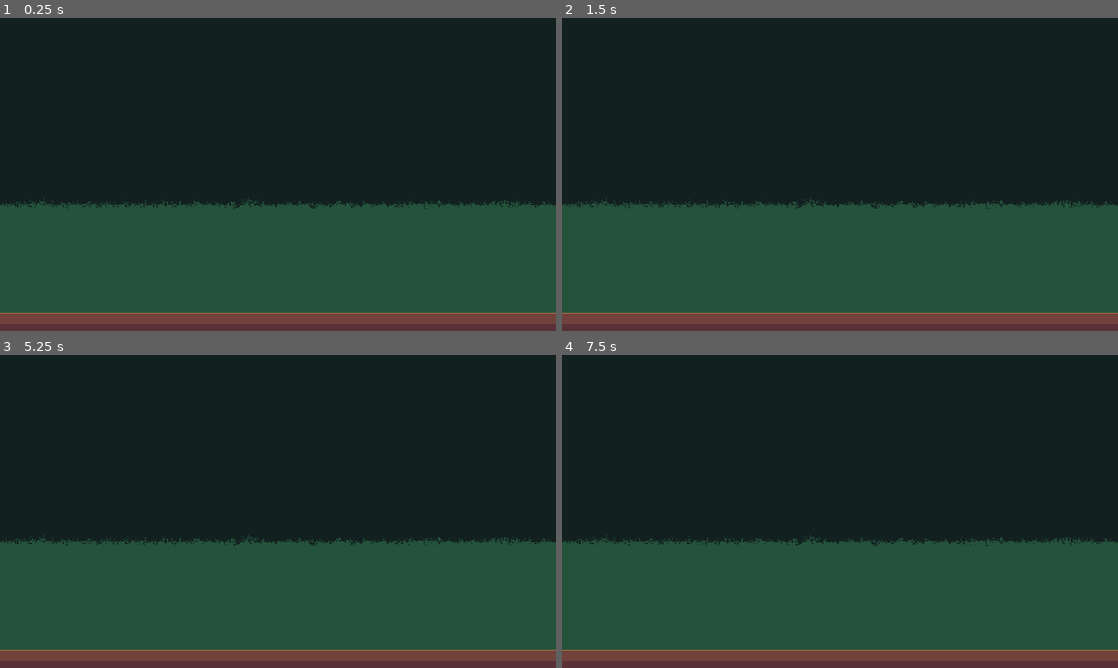
Above: before the commit, frames 1-4 (two rows, left to right).
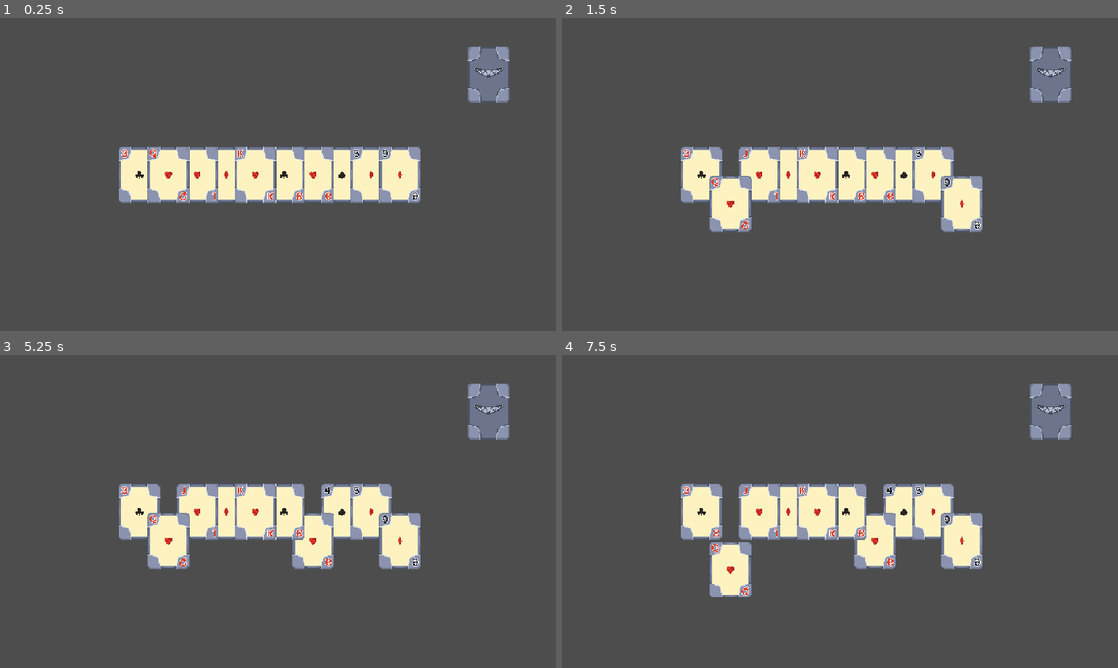
Above: after the commit, the same moments.

Repository: RajwolChapagain/IEEE-Game-Jam
Game: Godot game, scene res://scenes/game.tscn
Two runs of this game, one before a commit and one after it. Both use one fixed random seed, a clock stepped at 60 frames per second and the inputs below. Before the commit the project starts from res://scenes/table_stage.tscn.
Inputs (mouse positions are in pixels of both pictures, inside the frame that each line leads up to):
- Up to frame 1 (0.25 s): no input
- Up to frame 2 (1.5 s): tap Enter at 0.5 s; move the mouse to (962, 158) at 0.52 s; press the mouse at (962, 158) at 0.53 s; tap Space at 1.25 s; move the mouse to (728, 190) at 1.27 s; release the mouse at (728, 190) at 1.28 s; click (728, 190) at 1.35 s
- Up to frame 3 (5.25 s): tap Enter at 2, 3.5 s; move the mouse to (333, 442) at 2.02 s; press the mouse at (333, 442) at 2.03 s; tap Space at 2.75, 4.25 s; move the mouse to (250, 574) at 2.77 s; release the mouse at (250, 574) at 2.78 s; click (250, 574) at 2.85 s; move the mouse to (444, 558) at 3.52 s; press the mouse at (444, 558) at 3.53 s; move the mouse to (111, 464) at 4.27 s; release the mouse at (111, 464) at 4.28 s; click (111, 464) at 4.35 s; move the mouse to (305, 511) at 5.02 s; press the mouse at (305, 511) at 5.03 s
- Up to frame 4 (7.5 s): move the mouse to (756, 433) at 5.77 s; release the mouse at (756, 433) at 5.78 s; click (756, 433) at 5.85 s; move the mouse to (962, 495) at 6.52 s; press the mouse at (962, 495) at 6.53 s; move the mouse to (728, 527) at 7.27 s; release the mouse at (728, 527) at 7.28 s; click (728, 527) at 7.35 s

The runs differ from the first frame. In frame 1, 100% of the frame differs, in the area x 0-100%, y 0-100%; in frame 2, 100%; in frame 3, 100%; in frame 4, 100%.

Commit message:
good luck

Diff:
--- a/project.godot
+++ b/project.godot
@@ -11,7 +11,7 @@
 [application]
 
 config/name="IEEE Game Jam Project"
-run/main_scene="uid://c5s3kmeadug3y"
+run/main_scene="uid://d280r3fbfrjqv"
 config/features=PackedStringArray("4.4", "GL Compatibility")
 config/icon="res://icon.svg"
 
--- a/scripts/deck.gd
+++ b/scripts/deck.gd
@@ -11,8 +11,6 @@
 	initialize_deck()
 	if is_default:
 		deck.shuffle()
-	for card in deck:
-		print(str(card.rank) + " " + str(card.suit))
 
 func initialize_deck():
 	if is_default:
--- a/scripts/game.gd
+++ b/scripts/game.gd
@@ -20,4 +20,5 @@
 
 func _on_card_clicked(card):
 	print(card.rank , " ", card.suit)
+	card.global_position.y += 50
 	card.update_card()
Not shown: 1 places in scenes/game.tscn that only renumber resources
Not shown: 1 places in scenes/table_stage.tscn that only renumber resources
